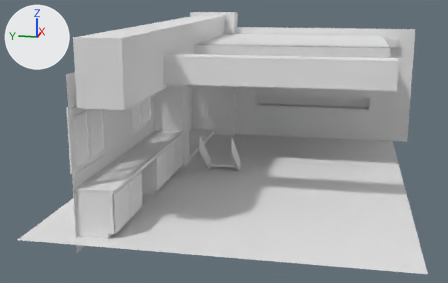
The Blender file interior_villa.blend, before and after one commit.
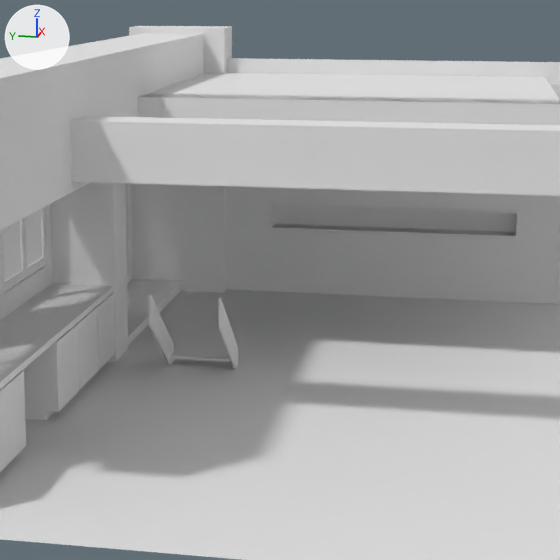
Old and new are each drawn whole from a 50 mm camera at (-55.5, -8.9, 15.5) aimed at (-5.1, 1.2, 2.9) and again close up on the part from 29% to 87% of the width and 0% to 92% of the height. Arrows for +X, +Y and +Z are at upper left; the lights stay in place.
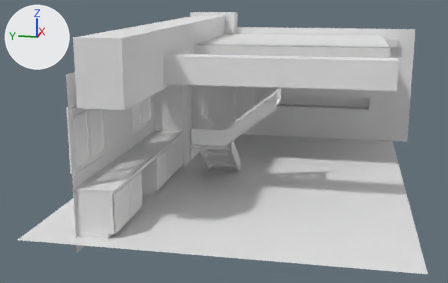
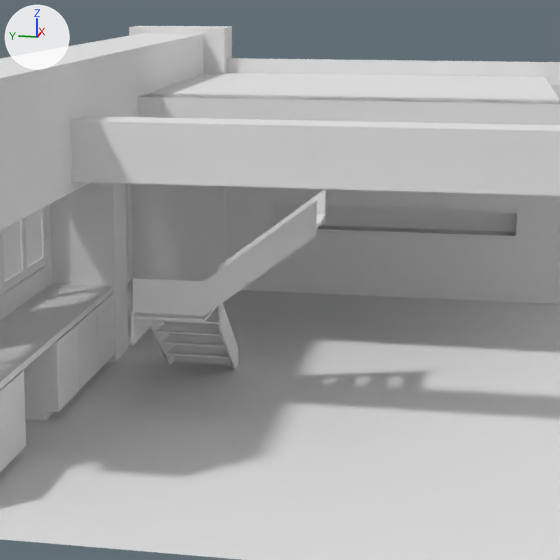
The change in detail:
me_cube_004 is used by ob_cube_004; location (-0.33, 1.45, 1.15); scale (1.0, 1.93, 1.0).
me_cube_004 had 28 vertices, 21 faces and spanned x -6.78..-2.84, y -0.72..0.0, z -1.15..2.59.
me_cube_004 now has 118 vertices, 96 faces and spans x -9.57..-2.84, y -0.72..0.72, z -1.15..3.82.
me_cube_004 part 1: a new loose piece, a box spanning x -9.575..-9.483, y -0.677..0.675, z 2.578..3.816, in mat_material (white #e7e7e7).
me_cube_004 part 2: a new loose piece, a box spanning x -9.475..-6.791, y -0.677..0.677, z 2.327..2.413, in mat_material (white #e7e7e7).
me_cube_004 part 3: a new loose piece of 24 vertices spanning x -9.57..-2.84, y 0.68..0.72, z -1.15..2.59, in mat_material (white #e7e7e7).
me_cube_004 part 4: the loose piece of 8 vertices spanning x -3.54..-2.84, y -0.68..0.0, z -0.83..-0.75 is deleted.
Part 5, on me_cube_004:
18 vertices are added at x -6.78..-3.13, y -0.68, z -0.55..1.64.
18 new vertices lie (0.0, 0.68, 0.0) away from vertices in x -6.78..-3.13, y -0.68, z -0.55..1.64.
18 new vertices lie (0.0, 0.68, 0.0) away from vertices in x -6.78..-3.13, y 0.0, z -0.55..1.64.
46 new faces join them.
Mesh me_cube_005 is new.
It has 56 vertices, 40 faces and spans x -6.78..-2.84, y -0.72..0.0, z -1.68..2.59.
It uses material mat_material (white #e7e7e7).
Object 'Cube.004' (ob_cube_004) loses its MIRROR modifier named 'Mirror'.
Modifier setting removed (it was use_axis = (False, True, False)).
Modifier setting removed (it was use_clip = True).
Object 'Cube.005' (ob_cube_005) is new; it shows me_cube_005.
Its location is (-8.52, 2.98, 5.42).
Its rotation in degrees is (0, 0, 90).
Its scale is (1.0, 1.93, 1.0).
It gains a MIRROR modifier named 'Mirror'.
Modifier setting: use_axis = (False, True, False).
Modifier setting: use_clip = True.

Pixel boxes [x1, y1, x2, y2] of what changed, in the close-ups (560 x 560 px):
'Cube.004', reshaped, modifiers changed (20% wider, 21% taller): before [149, 294, 238, 369]; after [131, 278, 238, 369]
'Cube.005', added: after [204, 189, 326, 315]
part 1 of me_cube_004, added: after [133, 278, 205, 316]
part 2 of me_cube_004, added: after [134, 308, 215, 322]
part 3 of me_cube_004, added: after [131, 310, 174, 365]
part 4 of me_cube_004, deleted: before [170, 352, 230, 361]
part 5 of me_cube_004, added: after [151, 316, 229, 358]
